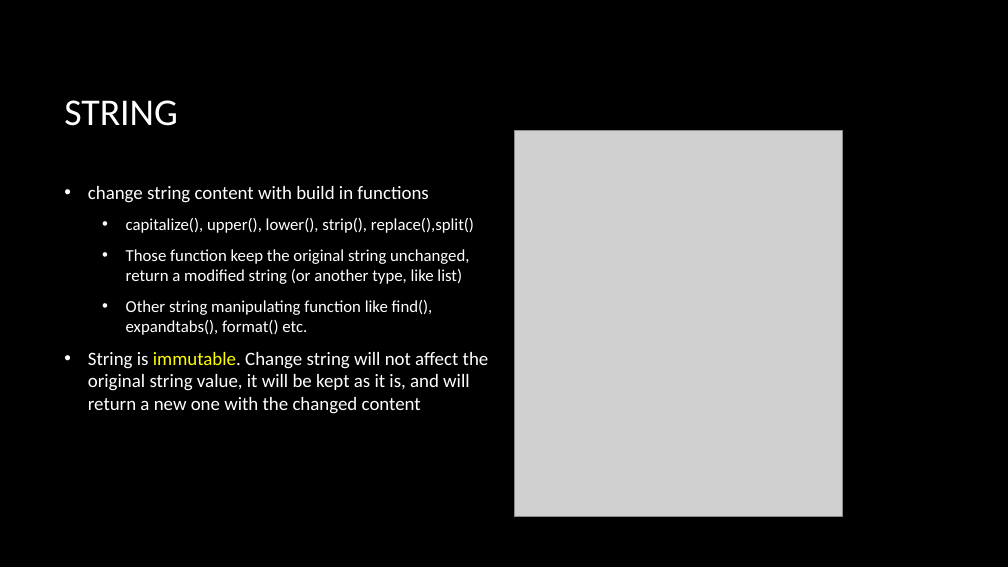
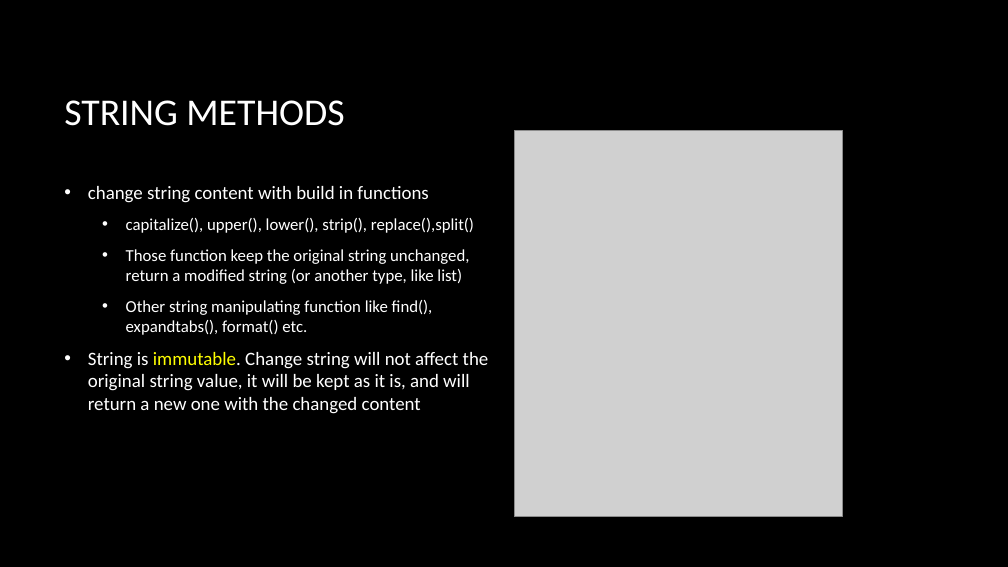
Before and after one commit to bon-netizen/Python-Class-Beginner, a slide deck: slide 14 of Py B - unit 2.pptx (slide 9 before the commit). Drawn at 1008x567 pixels with LibreOffice and Linux fonts; fonts in the diff are those of the drawing; grey boxes stand for pictures; background and template pictures are left out. Boxes give left, top, right and bottom in pixels: in the first picture for what was removed or moved away, otherwise in the second. Text is boxed around its words. In the diff, an @@ line names an element or a change of style, - is before the commit and + after.

```diff
--- a/Py B - unit 2.pptx
+++ b/Py B - unit 2.pptx
@@ title at (x1=64, y1=100, x2=344, y2=126): text changed @@
-STRING
+STRING METHODS
```
Also in this commit, not shown: 11 slides added, 11 other files.
